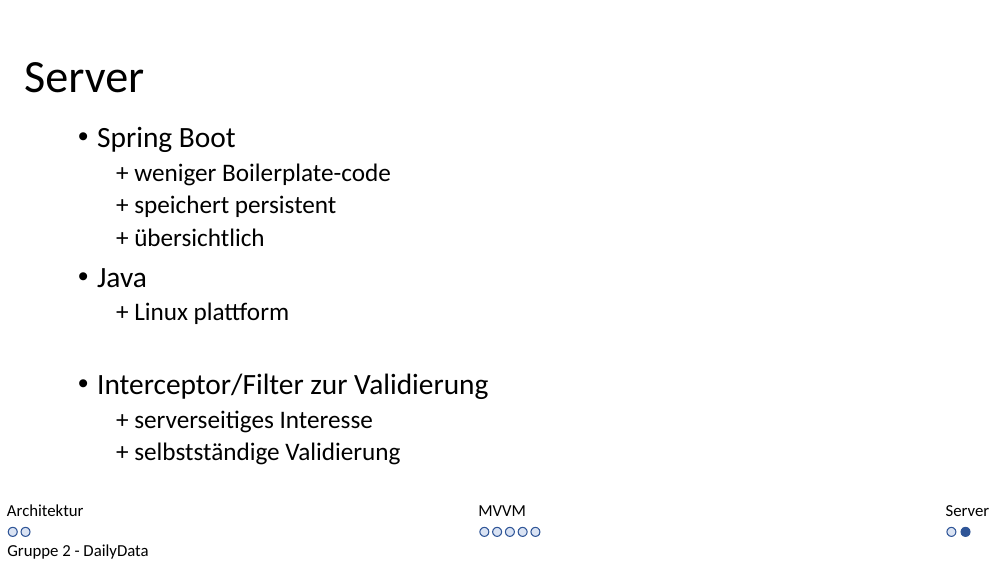
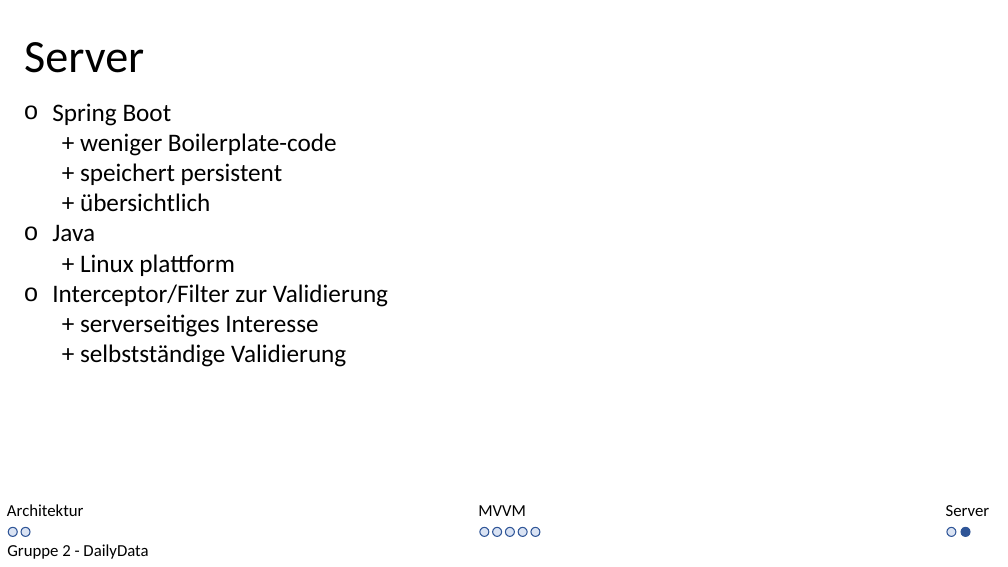
Before and after one commit to kittyahy/PSEAppGruppe2, a slide deck: slide 13 of Praesentationen/02-Entwurfsphase/Entwurf Präsentation.pptx (slide 12 before the commit). Drawn at 1008x567 pixels with LibreOffice and Linux fonts; fonts in the diff are those of the drawing. Boxes give left, top, right and bottom in pixels: in the first picture for what was removed or moved away, otherwise in the second. Text is boxed around its words. In the diff, an @@ line names an element or a change of style, - is before the commit and + after.

```diff
--- a/Praesentationen/02-Entwurfsphase/Entwurf Präsentation.pptx
+++ b/Praesentationen/02-Entwurfsphase/Entwurf Präsentation.pptx
@@ text "Server": place and size @@
-text "Server" at bbox=[24, 62, 144, 93]
+text "Server" at bbox=[24, 42, 144, 73]
@@ text "Spring Boot": place and size @@
-text "Spring Boot" at bbox=[97, 126, 488, 465]
+text "Spring Boot" at bbox=[52, 103, 388, 367]
@@ text "Spring Boot" at bbox=[52, 103, 388, 367]: size 28 to 24 pt in "Spring Boot", "Java", "Interceptor/Filter zur Validierung"; bullet • to o; line spacing 0.9 to 1; less space between paragraphs @@
```
Also in this commit, not shown: 10 other slides changed, 1 slide added, 19 other files.
